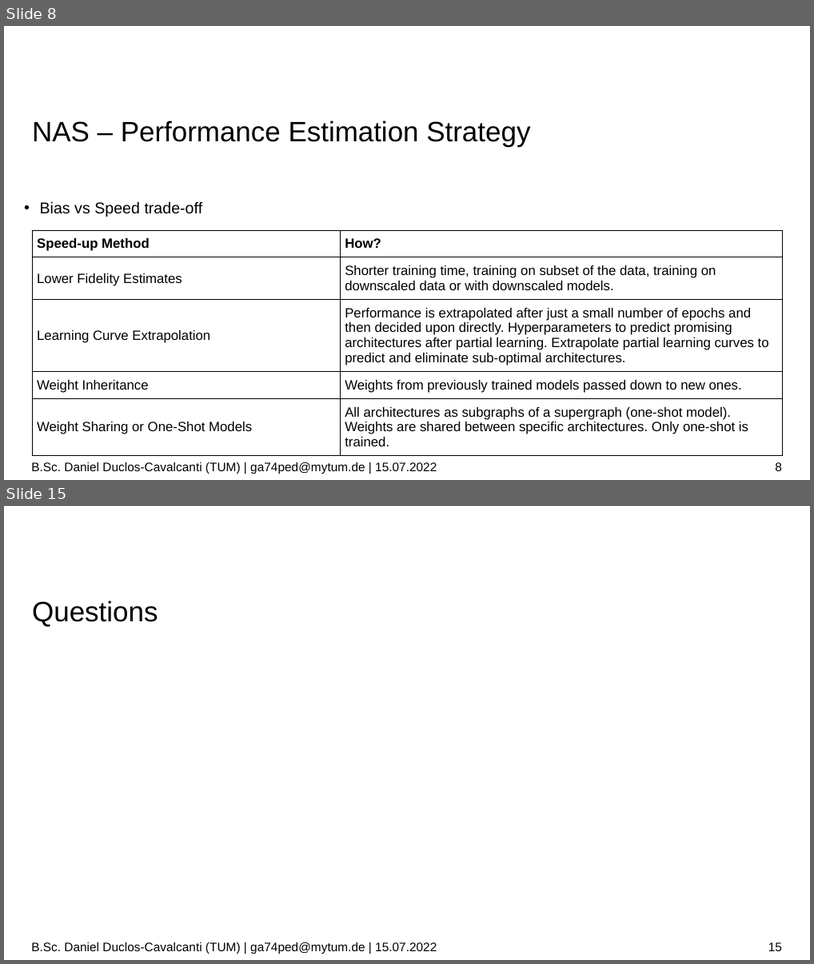
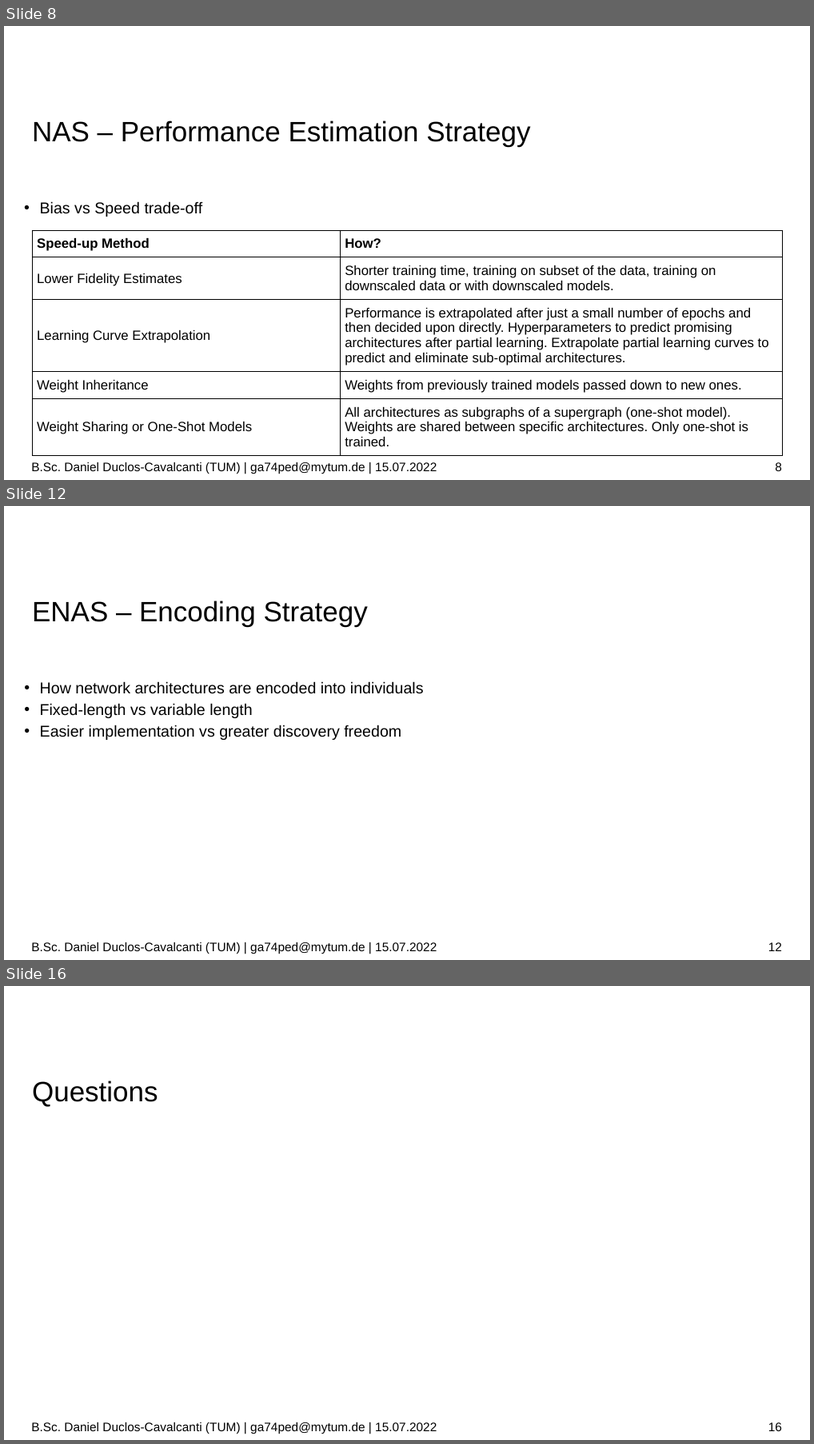
Before and after one commit to duclos-cavalcanti/tum-msei-seminar, a slide deck: pres.odp. Shown one above the other, each under a label of ours: slides 8 and 15 before the commit, slides 8, 12 and 16 after it; the slides between them are not shown. The pictures are 814x964 and 814x1444 pixels, drawn with LibreOffice and Linux fonts; fonts in the diff are those of the drawing; background and template pictures are left out. Boxes give left, top, right and bottom in pixels: in the first picture for what was removed or moved away, otherwise in the second. Text is boxed around its words. In the diff, an @@ line names an element or a change of style, - is before the commit and + after.

```diff
--- a/pres.odp
+++ b/pres.odp
@@ slide 12 added at [4, 506, 810, 960], background #FFFFFF @@
@@ title added at [32, 600, 368, 627], 25 pt, text #000000 @@
+ENAS – Encoding Strategy
@@ text added at [40, 681, 424, 740], 14 pt, text #000000 @@
+  • How network architectures are encoded into individuals
+  • Fixed-length vs variable length
+  • Easier implementation vs greater discovery freedom
@@ text added at [31, 942, 437, 953], 11 pt, text #000000 @@
+B.Sc. Daniel Duclos-Cavalcanti (TUM) | ga74ped@mytum.de | 15.07.2022
@@ page number added at [769, 942, 782, 951], 11 pt, text #000000 @@
+12
@@ what was slide 15 is now slide 16 @@
@@ page number at [769, 1422, 782, 1431]: text changed @@
-15
+16
```
Also in this commit, not shown: 3 slides changed, 3 other slides added, 4 slides removed, 4 other files.
